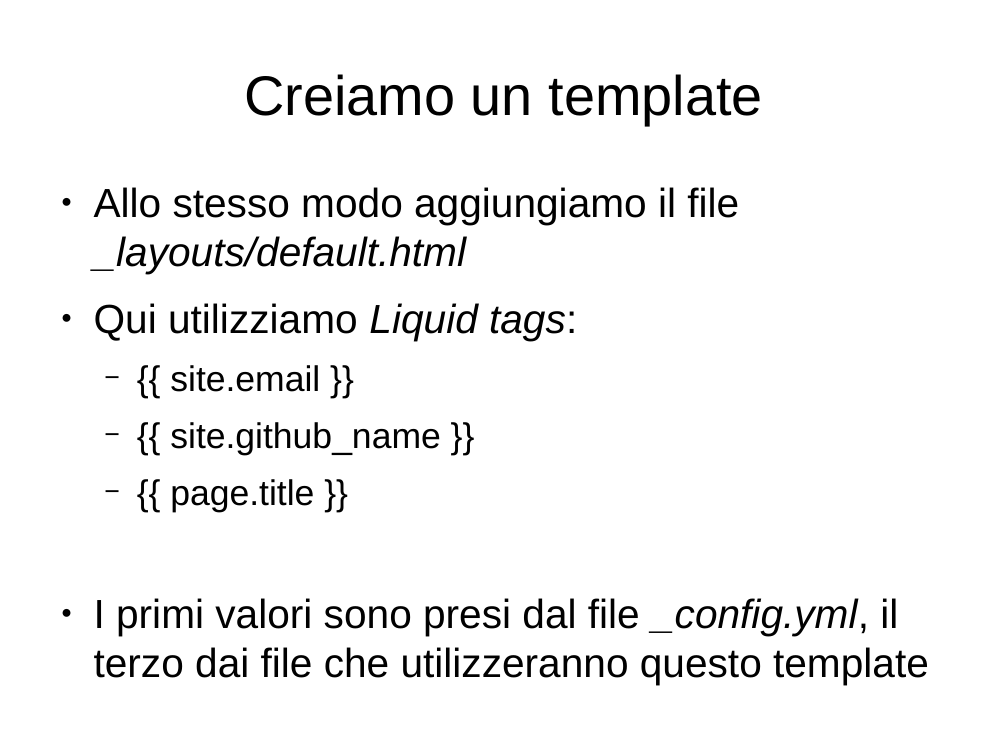
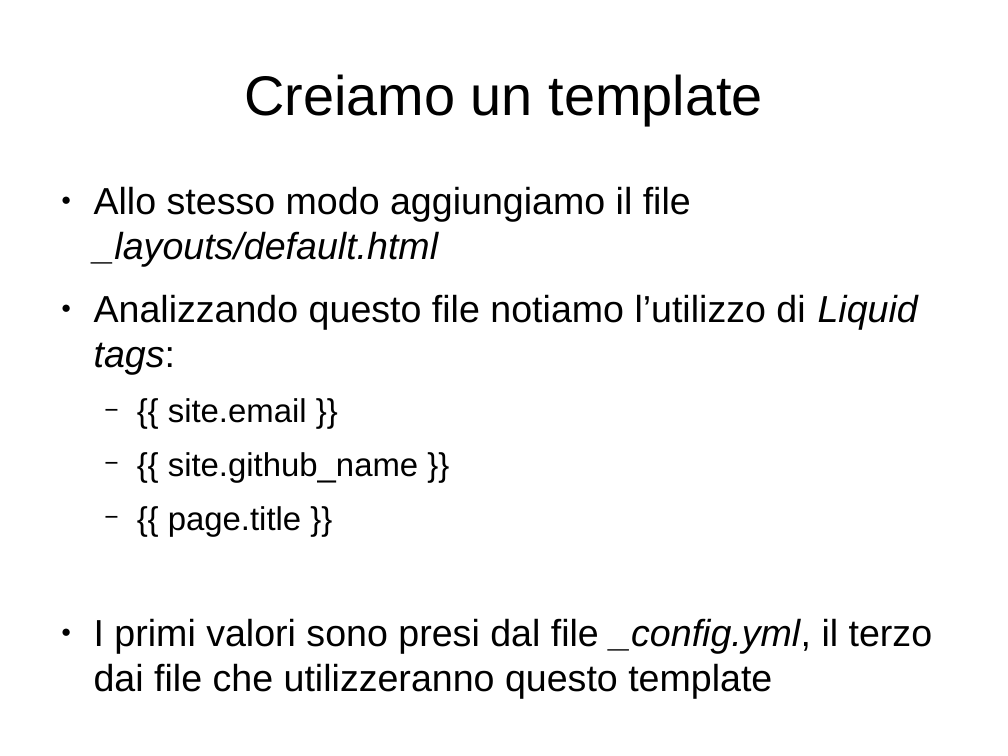
Before and after one commit to lucamariani/corso_diapositive, a slide deck: slide 17 of personal_page.odp. Drawn at 1008x756 pixels with LibreOffice and Linux fonts; fonts in the diff are those of the drawing. Boxes give left, top, right and bottom in pixels: in the first picture for what was removed or moved away, otherwise in the second. Text is boxed around its words. In the diff, an @@ line names an element or a change of style, - is before the commit and + after.

```diff
--- a/personal_page.odp
+++ b/personal_page.odp
@@ text at <box>94,186,933,699</box>: size 32 to 29.6 pt in "Allo stesso modo aggiungiamo il file _layouts/default.html", "I primi valori sono presi dal file ..."; size 28 to 25.9 pt in "{{ site.email }}", "{{ site.github_name }}", "{{ page.title }}" @@
@@ text at <box>94,294,918,375</box>: text changed; size 32 to 29.6 pt @@
-● Qui utilizziamo Liquid tags:
+● Analizzando questo file notiamo l’utilizzo di Liquid tags:
```
Also in this commit, not shown: 10 other slides changed.
